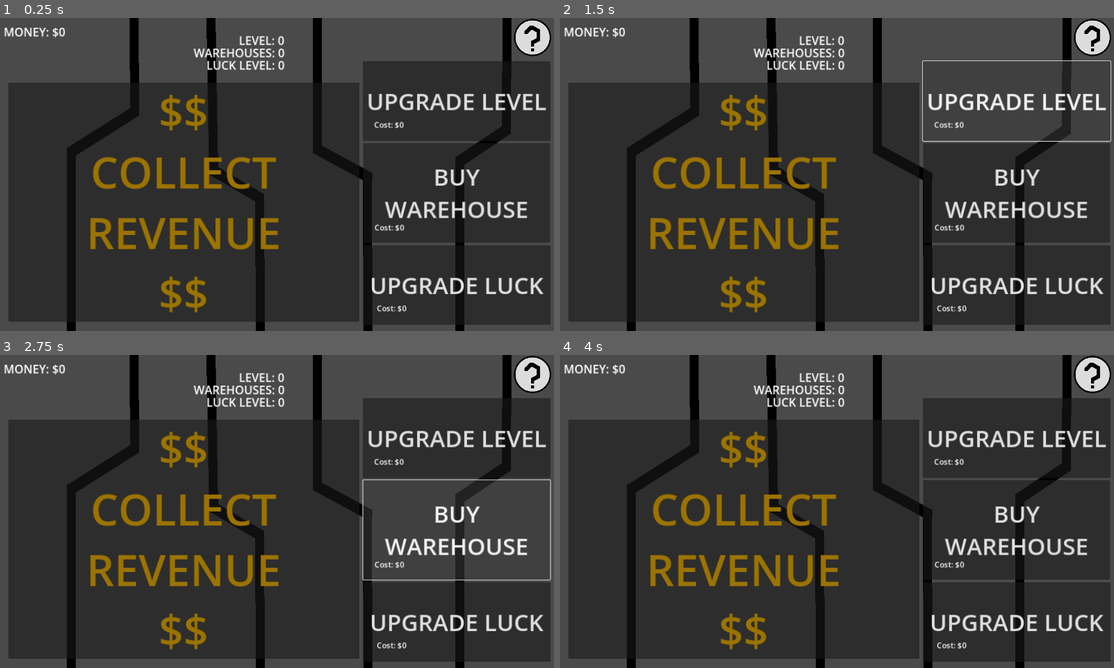
Above: before the commit, frames 1-4 (two rows, left to right).
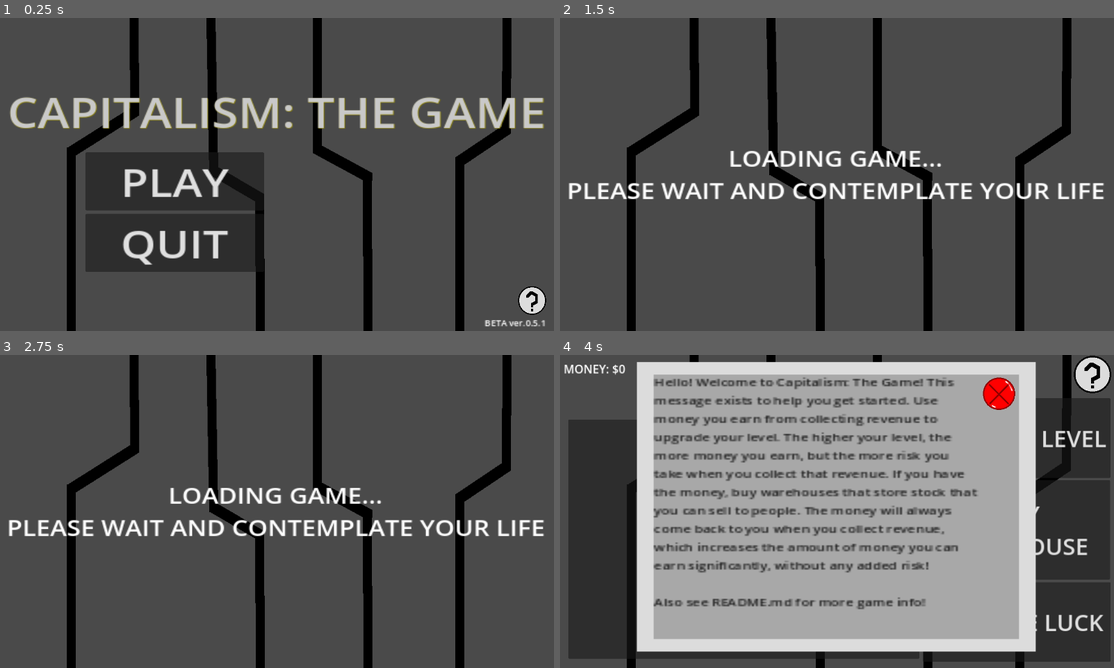
Above: after the commit, the same moments.

Repository: AwesomeGearBoy/capitalism-the-game
Game: Godot game, scene res://scenes/main.tscn
Same seed, same stepped clock (60 frames per second), same inputs: the game is played once before the commit and once after it.
Inputs (mouse positions are in pixels of both pictures, inside the frame that each line leads up to):
- Up to frame 1 (0.25 s): no input
- Up to frame 2 (1.5 s): click "$$ COLLECT REVENUE $$" at 0.5 s; click "UPGRADE LEVEL" at 1.25 s
- Up to frame 3 (2.75 s): click "BUY WAREHOUSE" at 2 s
- Up to frame 4 (4 s): click "UPGRADE LUCK" at 2.75 s; click (1091, 373) at 3.5 s

The runs differ from the first frame. In frame 1, 64% of the frame differs, in the area x 0-100%, y 0-99%; in frame 2, 65%; in frame 3, 65%; in frame 4, 65%, in the area x 13-86%, y 2-95%.
Error before the commit: Parse Error: Unindent doesn't match the previous indentation level. (res://scripts/main.gd:255)
Error after the commit: Cannot call method 'store_string' on a null value. (res://scripts/savedata.gd:5)

Commit message:
Update 0.5.1

Diff:
--- a/scenes/titlescreen.tscn
+++ b/scenes/titlescreen.tscn
@@ -71,7 +71,7 @@
 offset_right = 139.0
 offset_bottom = 163.0
 theme_override_colors/font_color = Color(0.10748, 0.10748, 0.10748, 1)
-theme_override_font_sizes/font_size = 13
+theme_override_font_sizes/font_size = 12
 text = "================= CREDITS =================
 
 Game made and developed by:
--- a/scripts/main.gd
+++ b/scripts/main.gd
@@ -3,7 +3,7 @@
 var menu := true
 var game_running := true
 var game_load : bool
-var load_timeout = 0.0
+var load_timeout := 0.0
 var money := 0
 var level := 1
 var warehouses := 0
@@ -91,7 +91,7 @@
 	luck_cost = save.load_int(LUCK_COST_SAVE_PATH, 1500125)
 
 func collect_revenue():
-	var random_amount = 0
+	var random_amount := 0
 
 	if luck_level == 0:
 		random_amount = randi_range(200, 300)
@@ -138,7 +138,7 @@
 		something_happened()
 
 func something_happened():
-	var chance = randi_range(1, 2)
+	var chance := randi_range(1, 2)
 	if chance == 1:
 		good_event_happened()
 	elif chance == 2:
@@ -148,7 +148,7 @@
 			good_event_happened()
 
 func good_event_happened():
-	var event = randi_range(1, 7)
+	var event := randi_range(1, 7)
 
 	if event == 1:
 		$VendingMachine.show()
@@ -173,7 +173,7 @@
 		good_effect(15065, 21085)
 
 func bad_event_happened():
-	var event = randi_range(1, 9)
+	var event := randi_range(1, 9)
 
 	if event == 1:
 		$FindMotivation.show()
@@ -204,11 +204,11 @@
 		money = money * 0
 
 func good_effect(origin : int, bound : int):
-	var random_amount = randi_range(origin, bound)
+	var random_amount := randi_range(origin, bound)
 	money += random_amount * level
 
 func bad_effect(origin : int, bound : int):
-	var random_amount = randi_range(origin, bound)
+	var random_amount := randi_range(origin, bound)
 	money -= random_amount * level
 
 func upgrade_level():
@@ -253,5 +253,4 @@
 
 func _on_menu_play():
 	menu = false
-	# load_timeout = randi_range(1.2, 3.3)
- load_timeout = 86400
+	load_timeout = randi_range(1.2, 3.3)
--- a/scripts/savedata.gd
+++ b/scripts/savedata.gd
@@ -3,6 +3,17 @@
 func save_var(file_path : String, variable):
 	var file := FileAccess.open(file_path, FileAccess.WRITE)
 	file.store_string(str(variable))
+
+func save_string(file_path : String, string : String):
+	#var file := FileAccess.open(file_path, FileAccess.WRITE)
+	#file.store_string(string)
+	var file = FileAccess.open(file_path, FileAccess.WRITE)
+	if file:
+		file.store_string(string)
+		file.flush()
+		file.close()
+	else:
+		print("Error opening file for writing: ", file_path)
 
 func load_int(file_path : String, default_value : int = 0) -> int:
 	if FileAccess.file_exists(file_path):
--- a/scripts/titlescreen.gd
+++ b/scripts/titlescreen.gd
@@ -1,8 +1,8 @@
 extends Sprite2D
 
 var release = 0
-var update = 4
-var bug_fixes = 2
+var update = 5
+var bug_fixes = 1
 var version = str(release) + "." + str(update) + "." + str(bug_fixes)
 signal play
 
Not shown, changed: export_presets.cfg
Not shown, changed: CHANGELOG.md
Not shown, changed: capitalism-game.pck
